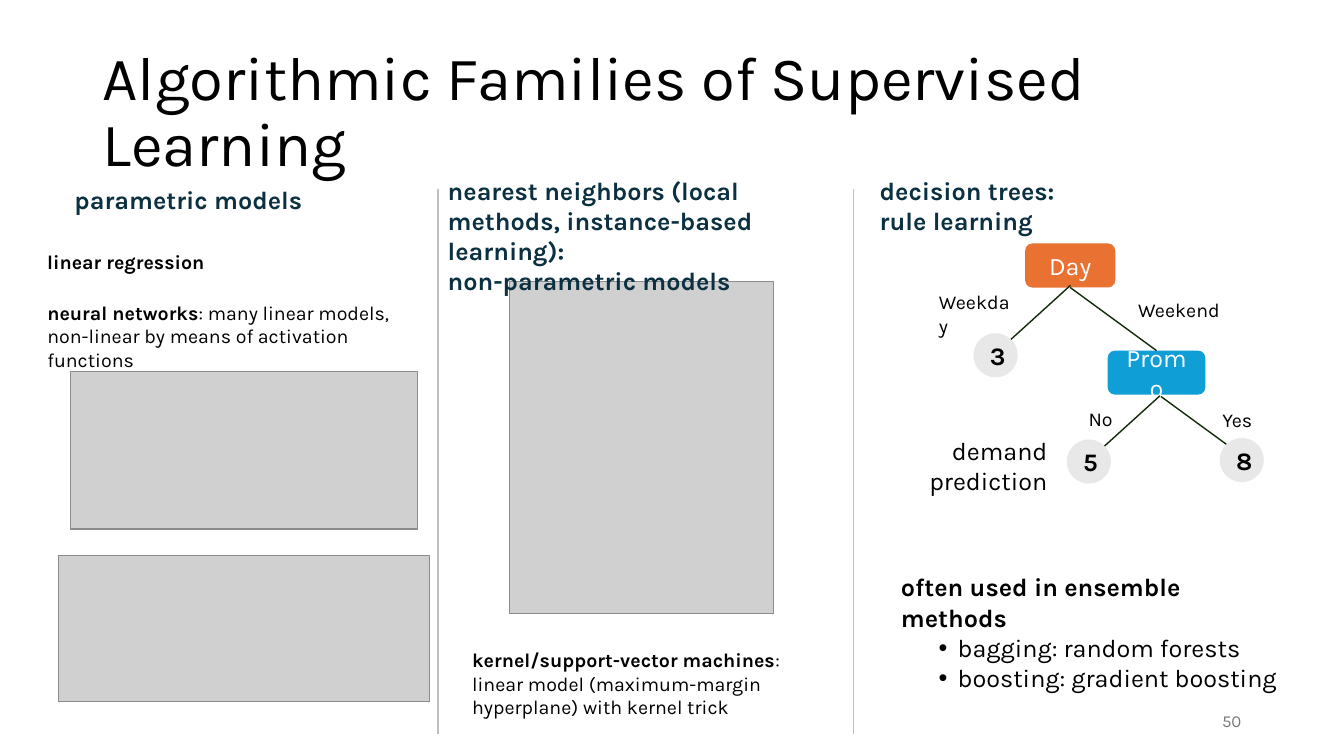
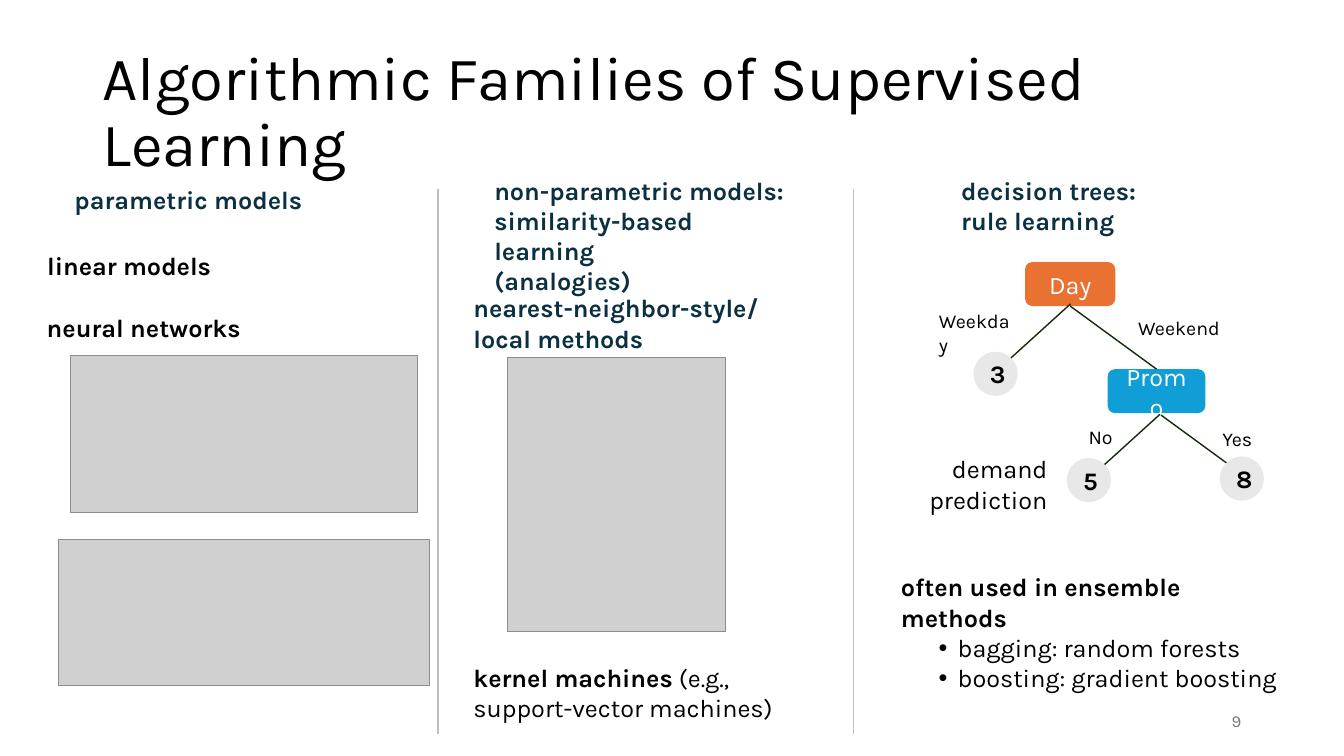
Before and after one commit to FelixWick/data_science, a slide deck: slide 9 of slides/5_ML.pptx (slide 50 before the commit). Drawn at 1344x756 pixels with LibreOffice and Linux fonts; fonts in the diff are those of the drawing; grey boxes stand for pictures. Boxes give left, top, right and bottom in pixels: in the first picture for what was removed or moved away, otherwise in the second. Text is boxed around its words. In the diff, an @@ line names an element or a change of style, - is before the commit and + after.

```diff
--- a/slides/5_ML.pptx
+++ b/slides/5_ML.pptx
@@ text "decision trees:": place and size @@
-text "decision trees:" at <box>880,182,1055,236</box>
+text "decision trees:" at <box>961,182,1136,236</box>
@@ text at <box>494,182,784,297</box>: text changed @@
-nearest neighbors (local methods, instance-based learning):
-non-parametric models
+non-parametric models:
+similarity-based learning
+(analogies)
@@ text at <box>47,257,211,276</box>: text changed; size 14 to 18 pt @@
-linear regression
+linear models
@@ text added at <box>473,295,758,349</box>, 18 pt, text #0B3041, bold @@
+nearest-neighbor-style/local methods
@@ text at <box>47,319,240,338</box>: text changed; size 14 to 18 pt; bold on @@
-neural networks: many linear models, non-linear by means of activation functions
+neural networks
@@ 5 texts, 4 lines, 3 ellipses, 2 rounded rectangles: place and size @@
-5 texts, 4 lines, 3 ellipses, 2 rounded rectangles at <box>929,244,1264,496</box>
+5 texts, 4 lines, 3 ellipses, 2 rounded rectangles at <box>929,262,1264,515</box>
@@ picture: place and size @@
-picture at <box>71,372,417,529</box>
+picture at <box>71,356,417,513</box>
@@ picture: place and size @@
-picture at <box>510,281,774,614</box>
+picture at <box>508,357,726,631</box>
@@ picture: place and size @@
-picture at <box>58,556,430,702</box>
+picture at <box>58,539,430,686</box>
@@ text at <box>473,669,772,723</box>: text changed; size 14 to 18 pt @@
-kernel/support-vector machines: linear model (maximum-margin hyperplane) with kernel trick
+kernel machines (e.g., support-vector machines)
@@ page number at <box>1232,716,1242,727</box>: text changed @@
-50
+9
```
Also in this commit, not shown: 13 other slides changed, 1 slide added, 5 slides removed, 8 other files.
